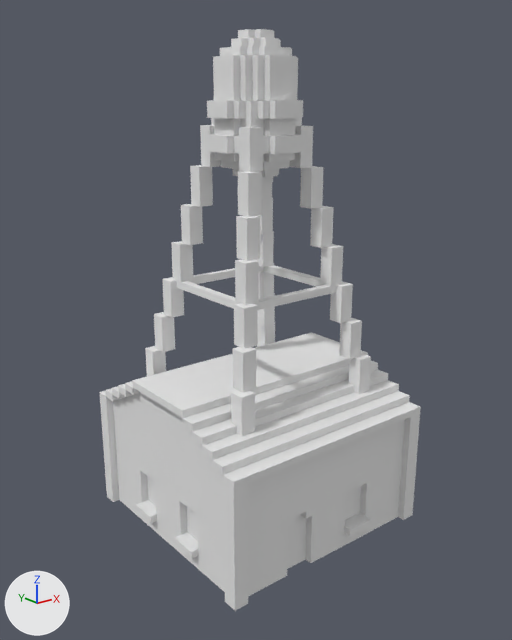
Renders of the OBJ model Godot/tanks-of-freedom-ii/assets/buildings/red/tower.obj from each side of a commit.
Camera for both pictures: a 50 mm lens placed at (-5.74, -7.17, 5.73), pointed at (-0.07, -0.08, 2.9). The lights are fixed; the arrows at lower left show +X, +Y and +Z. Where no turn or scale is listed for an object, it has been applied to the vertices.

Objects in the first picture: 'Untitled'.
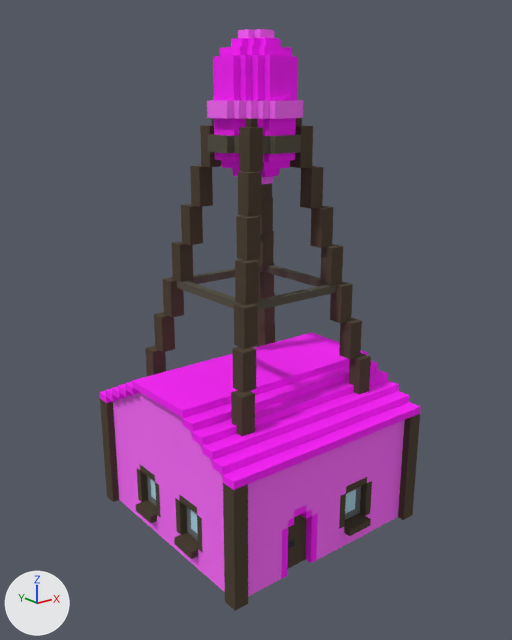
The edits, one by one:
Picture 'tower.png' (img_tower_png) is new.
In material 'palette' (mat_palette), base_color is no longer (0.8, 0.8, 0.8), white #e7e7e7.
In material 'palette' (mat_palette), texture is now set to img_tower_png.

Location of each change, (x1, y1, x2, y2) in pixels of the pictures (512 x 640 px):
'Untitled', surface changed (grey to pink)
    both: (99, 29, 421, 611)
